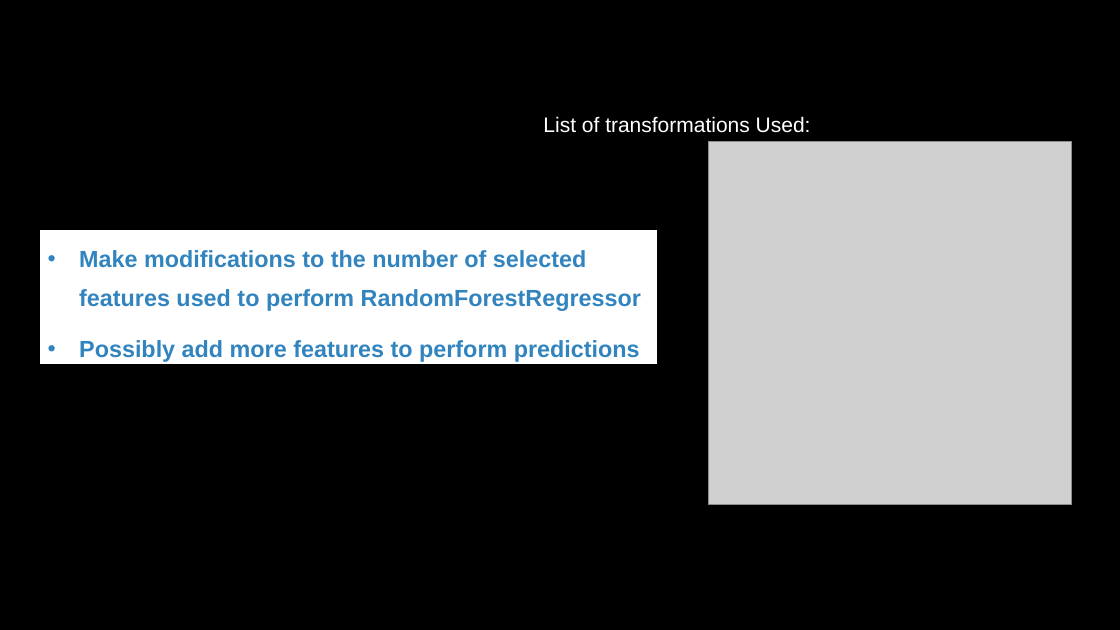
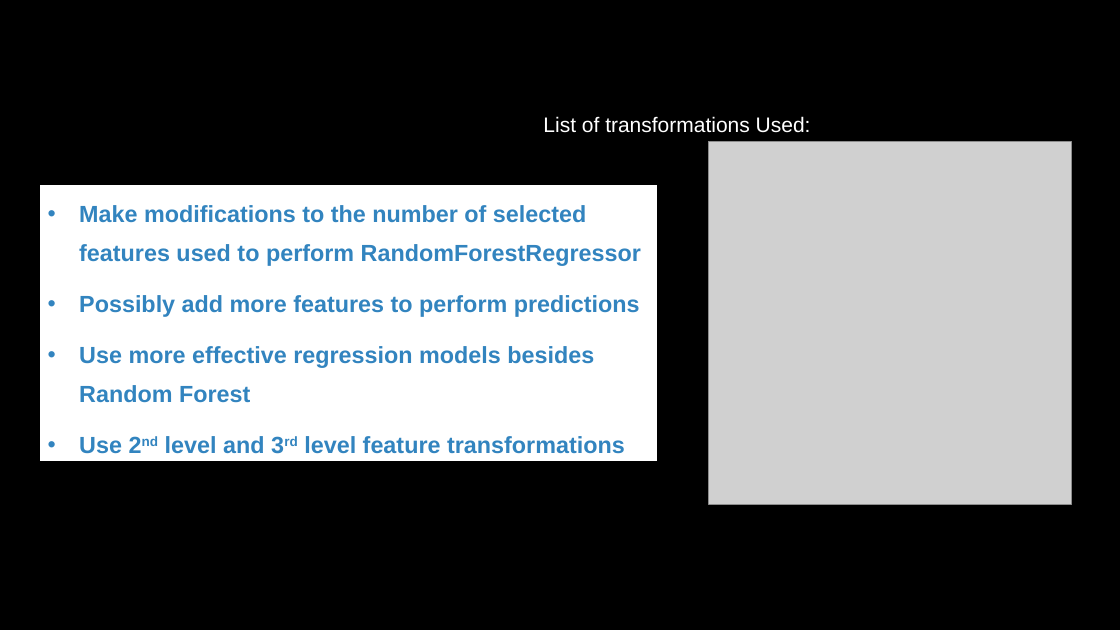
Before and after one commit to zachang890/ML_Research---Glass, a slide deck: slide 10 of Presentations/Week5 - Lasso.pptx. Drawn at 1120x630 pixels with LibreOffice and Linux fonts; fonts in the diff are those of the drawing; grey boxes stand for pictures; background and template pictures are left out. Boxes give left, top, right and bottom in pixels: in the first picture for what was removed or moved away, otherwise in the second. Text is boxed around its words. In the diff, an @@ line names an element or a change of style, - is before the commit and + after.

```diff
--- a/Presentations/Week5 - Lasso.pptx
+++ b/Presentations/Week5 - Lasso.pptx
@@ rectangle "Make modifications to the number ...": place and size @@
-rectangle "Make modifications to the number ..." at (39, 229, 658, 365)
+rectangle "Make modifications to the number ..." at (39, 184, 658, 462)
@@ text in rectangle at (79, 346, 625, 454): paragraphs added @@
+• Use more effective regression models besides Random Forest
+• Use 2nd level and 3rd level feature transformations
```
Also in this commit, not shown: 1 other slide changed, 7 other files.
